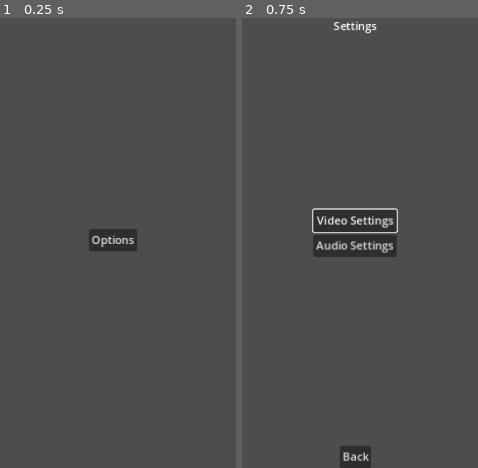
Above: before the commit, frames 1-2 (left to right).
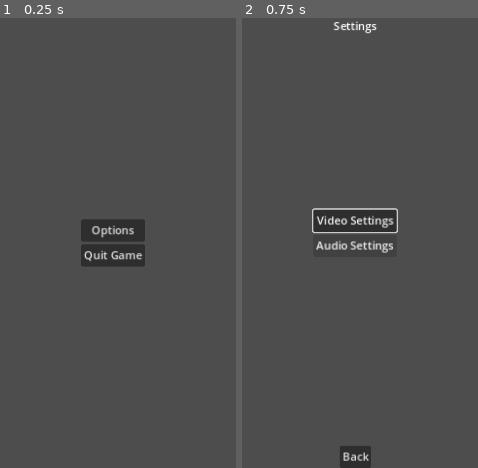
Above: after the commit, the same moments.

Repository: lighter3000/Projektgruppe-23-Link
Game: Godot game, scene res://main_menu/mainmenu.tscn
Same seed, same stepped clock (60 frames per second), same inputs: the game is played once before the commit and once after it.
Inputs:
- Up to frame 1 (0.25 s): no input
- Up to frame 2 (0.75 s): click "Options" at 0.5 s

The runs differ from the first frame. In frame 1, 1.9% of the frame differs, in the area x 34-62%, y 44-56%; in frame 2, less than 0.1%.

Commit message:
Settings will be saved now
- init script is loaded automatically when the game is started
- init script calls the SettingSaver script to load the settings from the settings.json file
- SettingSaver Script writes changes in settings.json
- adjusted options script
- added "Quit Game" Button on the main menu

Diff:
--- /dev/null
+++ b/init/SettingSaver.gd
@@ -0,0 +1,115 @@
+extends Node
+
+class_name SaveSettings
+
+static var settings: Dictionary = {
+	'audio': {
+		'master': 0.25,
+		'music': 0.25,
+		'sound_effects': 0.25
+	},
+	'video': {
+		'full_screen': true,
+		'vsync': true
+	}
+}
+
+static var original_settings: Dictionary
+static var auto_flush = false
+
+static  func load_settings():
+	var json_as_text = FileAccess.get_file_as_string('res://settings.json')
+	var json_as_dict = JSON.parse_string(json_as_text)
+
+	if json_as_dict:
+		if json_as_dict.has('audio'):
+			var audio_dict = json_as_dict['audio']
+
+			if audio_dict.has('master'):
+				settings['audio']['master'] = audio_dict['master']
+			if audio_dict.has('music'):
+				settings['audio']['music'] = audio_dict['music']
+			if audio_dict.has('sound_effects'):
+				settings['audio']['sound_effects'] = audio_dict['sound_effects']
+
+		if json_as_dict.has('video'):
+			var video_dict = json_as_dict['video']
+
+			if video_dict.has('full_screen'):
+				settings['video']['full_screen'] = video_dict['full_screen']
+			if video_dict.has('vsync'):
+				settings['video']['vsync'] = video_dict['vsync']
+
+	original_settings = settings.duplicate(true)
+
+static func use_auto_flush():
+	auto_flush = true
+
+static func save_settings():
+	if original_settings.hash() != settings.hash():
+		var file = FileAccess.open('res://settings.json', FileAccess.WRITE)
+		file.store_string(JSON.stringify(settings))
+		file.close()
+
+static func audio():
+	return settings['audio']
+
+static func video():
+	return settings['video']
+
+static func parse_volume_for_slider(volume):
+	if volume <= 1:
+		return volume * 100
+
+	return volume
+
+static func parse_volume_for_save(volume):
+	if volume <= 1:
+		return volume
+
+	return volume / 100
+
+static func get_master_volume():
+	return parse_volume_for_slider(audio()['master'])
+
+static func set_master_volume(volume):
+	audio()['master'] = parse_volume_for_save(volume)
+
+	if auto_flush:
+		save_settings()
+
+static func get_music_volume():
+	return parse_volume_for_slider(audio()['music'])
+
+static func set_music_volume(volume):
+	audio()['music'] = parse_volume_for_save(volume)
+
+	if auto_flush:
+		save_settings()
+
+static func get_sound_effects_volume():
+	return parse_volume_for_slider(audio()['sound_effects'])
+
+static func set_sound_effects_volume(volume):
+	audio()['sound_effects'] = parse_volume_for_save(volume)
+
+	if auto_flush:
+		save_settings()
+
+static func is_full_screen_activated():
+	return video()['full_screen']
+
+static func set_full_screen_activation(active):
+	video()['full_screen'] = active
+
+	if auto_flush:
+		save_settings()
+
+static func is_vsync_activated():
+	return video()['vsync']
+
+static func set_vsync_activation(active):
+	video()['vsync'] = active
+
+	if auto_flush:
+		save_settings()
--- /dev/null
+++ b/init/init.gd
@@ -0,0 +1,33 @@
+extends Node
+
+class_name intitialClass
+
+enum AudioBus {
+	MASTER = 0,
+	MUSIC = 1,
+	Sound_EFFFECTS = 2
+}
+
+# Called when the node enters the scene tree for the first time.
+func _ready():
+	SaveSettings.load_settings()
+	SaveSettings.use_auto_flush()
+	if SaveSettings.is_full_screen_activated():
+		DisplayServer.window_set_mode(DisplayServer.WINDOW_MODE_FULLSCREEN)
+	else:
+		DisplayServer.window_set_mode(DisplayServer.WINDOW_MODE_MAXIMIZED)
+
+	if SaveSettings.is_vsync_activated():
+		DisplayServer.window_set_vsync_mode(DisplayServer.VSYNC_ENABLED)
+	else:
+		DisplayServer.window_set_vsync_mode(DisplayServer.VSYNC_DISABLED)
+
+	intitialClass.volume(AudioBus.MASTER, SaveSettings.get_master_volume())
+	intitialClass.volume(AudioBus.MUSIC, SaveSettings.get_music_volume())
+	intitialClass.volume(AudioBus.Sound_EFFFECTS, SaveSettings.get_sound_effects_volume())
+
+func _process(_delta):
+	pass
+
+static func volume(bus_index, value):
+	AudioServer.set_bus_volume_db(bus_index, value)
--- a/main_menu/mainmenu.gd
+++ b/main_menu/mainmenu.gd
@@ -13,3 +13,7 @@
 
 func _on_options_button_pressed():
 	get_tree().change_scene_to_file("res://options/options.tscn")
+
+
+func _on_button_pressed():
+	get_tree().quit()
--- a/main_menu/mainmenu.tscn
+++ b/main_menu/mainmenu.tscn
@@ -29,4 +29,9 @@
 layout_mode = 2
 text = "Options"
 
+[node name="Button" type="Button" parent="VBoxContainer"]
+layout_mode = 2
+text = "Quit Game"
+
 [connection signal="pressed" from="VBoxContainer/Options_Button" to="." method="_on_options_button_pressed"]
+[connection signal="pressed" from="VBoxContainer/Button" to="." method="_on_button_pressed"]
--- a/options/options.gd
+++ b/options/options.gd
@@ -3,18 +3,10 @@
 @onready var video = $Video
 @onready var audio = $Audio
 
-
-enum AudioBus {
-	Master = 0,
-	Music = 1,
-	SoundFX = 2
-}
-
-
 # Called when the node enters the scene tree for the first time.
 func _ready():
 	$Setting_Options/VBoxContainer/Video.grab_focus()
-
+	apply_settings()
 
 # Called every frame. 'delta' is the elapsed time since the previous frame.
 func _process(_delta):
@@ -26,56 +18,54 @@
 	first.show()
 	second.hide()
 
-# sets the volume of given audiobus (index)
-func volume(bus_index, value):
-	AudioServer.set_bus_volume_db(bus_index, value)
-
-
 func _on_video_pressed():
 	show_and_hide(video, setting_options)
 	$Video/HBoxContainer/Buttons/Full_Screen_Button.grab_focus()
-
 
 func _on_audio_pressed():
 	show_and_hide(audio, setting_options)
 	$Audio/HBoxContainer/Sliders/SoundFX_Slider.grab_focus()
 
-
 func _on_back_from_options_button_pressed():
 	get_tree().change_scene_to_file("res://main_menu/mainmenu.tscn")
-
 
 func _on_full_screen_button_toggled(button_pressed):
 	if button_pressed == true:
 		DisplayServer.window_set_mode(DisplayServer.WINDOW_MODE_FULLSCREEN)
 	else:
 		DisplayServer.window_set_mode(DisplayServer.WINDOW_MODE_MAXIMIZED)
-
+	SaveSettings.set_full_screen_activation(button_pressed)
 
 func _on_v_sync_button_toggled(button_pressed):
 	if button_pressed == true:
 		DisplayServer.window_set_vsync_mode(DisplayServer.VSYNC_ENABLED)
 	else:
 		DisplayServer.window_set_vsync_mode(DisplayServer.VSYNC_DISABLED)
-
+	SaveSettings.set_vsync_activation(button_pressed)
 
 func _on_back_from_video_button_pressed():
 	show_and_hide(setting_options, video)
 	$Setting_Options/VBoxContainer/Video.grab_focus()
 
-
 func _on_master_slider_value_changed(value):
-	volume(AudioBus.Master, value)
-
+	intitialClass.volume(intitialClass.AudioBus.MASTER, value)
+	SaveSettings.set_master_volume(value)
 
 func _on_music_slider_value_changed(value):
-	volume(AudioBus.Music, value)
-
+	intitialClass.volume(intitialClass.AudioBus.MUSIC, value)
+	SaveSettings.set_music_volume(value)
 
 func _on_sound_fx_slider_value_changed(value):
-	volume(AudioBus.SoundFX, value)
-
+	intitialClass.volume(intitialClass.AudioBus.Sound_EFFFECTS, value)
+	SaveSettings.set_sound_effects_volume(value)
 
 func _on_back_from_audio_button_pressed():
 	show_and_hide(setting_options, audio)
 	$Setting_Options/VBoxContainer/Video.grab_focus()
+
+func apply_settings():
+	$Video/HBoxContainer/Buttons/Full_Screen_Button.button_pressed = SaveSettings.is_full_screen_activated()
+	$Video/HBoxContainer/Buttons/VSync_Button.button_pressed = SaveSettings.is_vsync_activated()
+	$Audio/HBoxContainer/Sliders/Master_Slider.value = SaveSettings.get_master_volume()
+	$Audio/HBoxContainer/Sliders/Music_Slider.value = SaveSettings.get_music_volume()
+	$Audio/HBoxContainer/Sliders/SoundFX_Slider.value = SaveSettings.get_sound_effects_volume()
--- a/options/options.tscn
+++ b/options/options.tscn
@@ -171,8 +171,8 @@
 anchor_bottom = 0.5
 offset_left = -153.0
 offset_top = -43.0
-offset_right = 168.0
-offset_bottom = 43.0
+offset_right = 153.0
+offset_bottom = 52.0
 grow_horizontal = 2
 grow_vertical = 2
 theme_override_constants/separation = 15
--- a/project.godot
+++ b/project.godot
@@ -15,6 +15,10 @@
 config/features=PackedStringArray("4.1", "Mobile")
 config/icon="res://icon.svg"
 
+[autoload]
+
+Init="*res://init/init.gd"
+
 [display]
 
 window/size/mode=2
